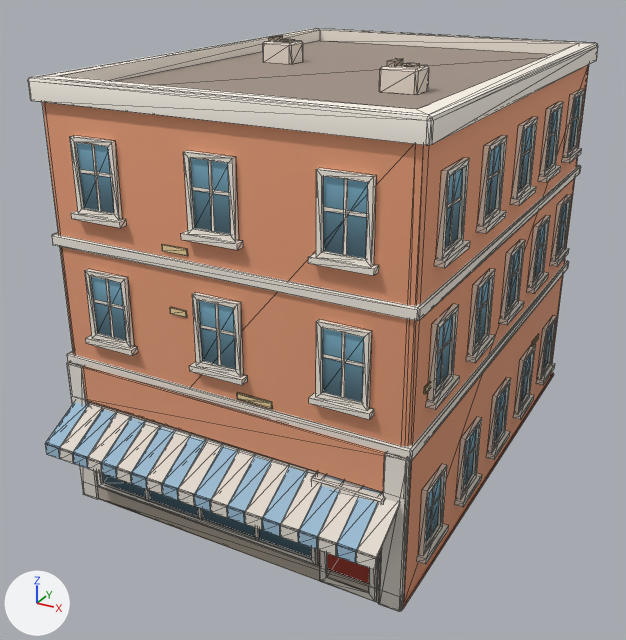
Before and after pictures for a commit that changed the glTF model newcity/art/kit/boylston_s0.glb.
One viewpoint serves both versions: a 50 mm lens placed at (11.1, -22.5, 14.9), pointed at (-0.4, -1.7, 4.4). Every picture has the same lights, and +X, +Y and +Z are marked at lower left. The older version comes first. Mesh edges are drawn as thin lines. Vertices at exactly the same position are counted once.

Names of what the first picture shows: 'boylston_s0'.
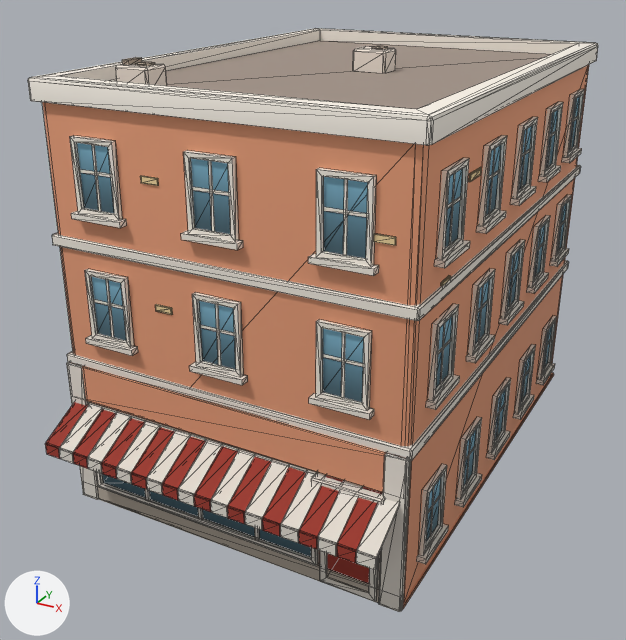
Boxes (x1, y1, x2, y2) around the edits, measured in the pictures (626 x 640 px; the box of a moved part takes in the faces that stretch with it):
part 1 of me_boylston_s0, moved or reshaped (not visible before)
    after: (374, 234, 396, 245)
part 2 of me_boylston_s0, moved or reshaped
    before: (162, 244, 188, 256)
    after: (140, 176, 159, 186)
part 3 of me_boylston_s0, moved or reshaped (not visible before)
    after: (469, 167, 482, 182)
part 4 of me_boylston_s0, moved or reshaped
    before: (280, 39, 295, 42)
    after: (135, 62, 155, 66)
part 5 of me_boylston_s0, moved or reshaped
    before: (263, 40, 303, 64)
    after: (116, 63, 167, 86)
part 6 of me_boylston_s0, moved or reshaped
    before: (269, 35, 283, 41)
    after: (122, 57, 142, 65)
part 7 of me_boylston_s0, deleted
    before: (387, 58, 403, 66)
part 8 of me_boylston_s0, cut back
    before: (170, 307, 273, 409)
    after: (155, 304, 173, 315)
part 9 of me_boylston_s0, moved or reshaped
    before: (424, 382, 431, 394)
    after: (441, 275, 451, 286)
part 10 of me_boylston_s0, moved or reshaped
    before: (379, 63, 429, 95)
    after: (353, 46, 396, 73)
part 11 of me_boylston_s0, surface changed (blue to red)
    both: (45, 402, 382, 563)

Patch to the scene script:
```diff
--- a/newcity/art/kit/boylston_s0.glb.py
+++ b/newcity/art/kit/boylston_s0.glb.py
@@ me_boylston_s0 @@
 # used by ob_boylston_s0; location = (0.0, 0.0, 0.0)
 # verts and faces of me_boylston_s0; kept vertices keep their numbers, new ones are numbered from 1932
 # before: 1256 (5.0, -6.3, 5.6) at pixel (423, 393), 1257 (5.0, -5.8, 5.6), 1276 (5.0, -5.8, 5.7), 1277 (5.0, -5.8, 5.7), 1278 (5.0, -5.8, 5.7)
 # before: 1279 (5.0, -6.3, 5.7) at pixel (425, 388), 1280 (5.0, -6.3, 5.7) at pixel (425, 387), 1281 (5.0, -6.3, 5.7) at pixel (425, 387), 1282 (5.0, -5.8, 5.6), 1283 (5.0, -5.8, 5.6)
 # before: 1284 (5.0, -6.3, 5.6) at pixel (425, 394), 1285 (5.0, -6.3, 5.6) at pixel (424, 394), 1286 (5.0, -5.8, 5.7), 1287 (5.0, -5.8, 5.7), 1288 (5.0, -6.3, 5.7) at pixel (424, 387)
 # before: 1289 (5.0, -6.3, 5.7) at pixel (424, 386)
-me_boylston_s0.from_pydata(...)  # 1932 vertices, 2630 faces; spans x -5.2..5.2, y -8.4..7.2, z 0.0..12.2
+me_boylston_s0.from_pydata(...)  # 1924 vertices, 2620 faces; spans x -5.2..5.2, y -8.4..7.2, z 0.0..12.2
+# me_boylston_s0 part 1: the loose piece of 16 vertices spanning x -0.3..0.2, y -7.0, z 1.8..2.0 is moved by (4.2, 0.0, 7.4)
+# me_boylston_s0 part 2: the loose piece of 16 vertices spanning x -1.5..-0.8, y -7.0, z 8.0..8.2 is scaled about its middle by (0.66, 1, 1), then moved by (-0.6, 0.0, 1.6)
+# me_boylston_s0 part 3: the loose piece of 16 vertices spanning x -5.0, y -1.5..-0.5, z 2.0..2.2 is scaled about its middle by (-0.783, 0.746, 0.995), then moved by (10.0, -2.9, 7.9)
+# me_boylston_s0 part 4: the loose piece of 16 vertices spanning x -2.9..-2.4, y 0.6..1.1, z 12.1 is moved by (-0.3, -6.2, 0.0)
+# me_boylston_s0 part 5: the loose piece of 20 vertices spanning x -3.3..-2.3, y 0.5..1.3, z 11.5..12.1 is moved by (-0.3, -6.2, 0.0)
+# me_boylston_s0 part 6: the loose piece of 8 vertices spanning x -3.1..-2.9, y 0.6..1.1, z 12.1..12.2 is moved by (-0.3, -6.2, 0.0)
+# me_boylston_s0 part 7: the loose piece of 8 vertices spanning x 2.2..2.4, y -2.7..-2.2, z 12.1..12.2 is deleted
+# me_boylston_s0 part 8
+# 16 vertices are removed from x -0.9..1.5, y -7.0, z 4.6..6.6
+# 49 faces are deleted
+# 5 vertices in x 0.5, y -7.0, z 4.7 move by (-2.4, 0.0, 1.9)
+# 4 vertices move from x -1.4..0.5, y -7.0, z 4.6..6.6 to x -1.9..-1.4, y -7.0, z 6.4
+# 21 new faces join them
+# me_boylston_s0 part 9
+for i in [1256, 1257, 1282, 1284, 1285]: verts[i] += (0.0, 0.7, 2.2)
+for i in [1276, 1278, 1286]: verts[i] += (0.0, 0.6, 2.3)
+for i in [1277, 1279, 1280, 1281, 1287, 1288, 1289]: verts[i] += (0.0, 0.7, 2.3)
+verts[1283] = (5.0, -5.2, 7.8)  # moved, pixel (450, 282)
+# me_boylston_s0 part 10
+# 20 vertices in x 2.1..3.1, y -2.9..-2.1, z 11.5..12.1 move by (-2.2, 2.9, 0.0)
+# 12 vertices in x 2.7..3.0, y -2.9..-2.1, z 11.5..12.1 move by (-2.1, 2.9, 0.0)
+# 4 vertices move from x 2.6..2.9, y -2.7, z 12.1 to x 0.4..0.8, y 0.3, z 12.1
+# me_boylston_s0 part 11: 222 kept faces spanning x -5.0..5.0, y -8.4..5.9, z 1.0..10.4 get new texture (UV) coordinates
+# other edits to the shape of me_boylston_s0 do not show in these pictures
 me_boylston_s0.materials.append(mat_kit_atlas)
```
